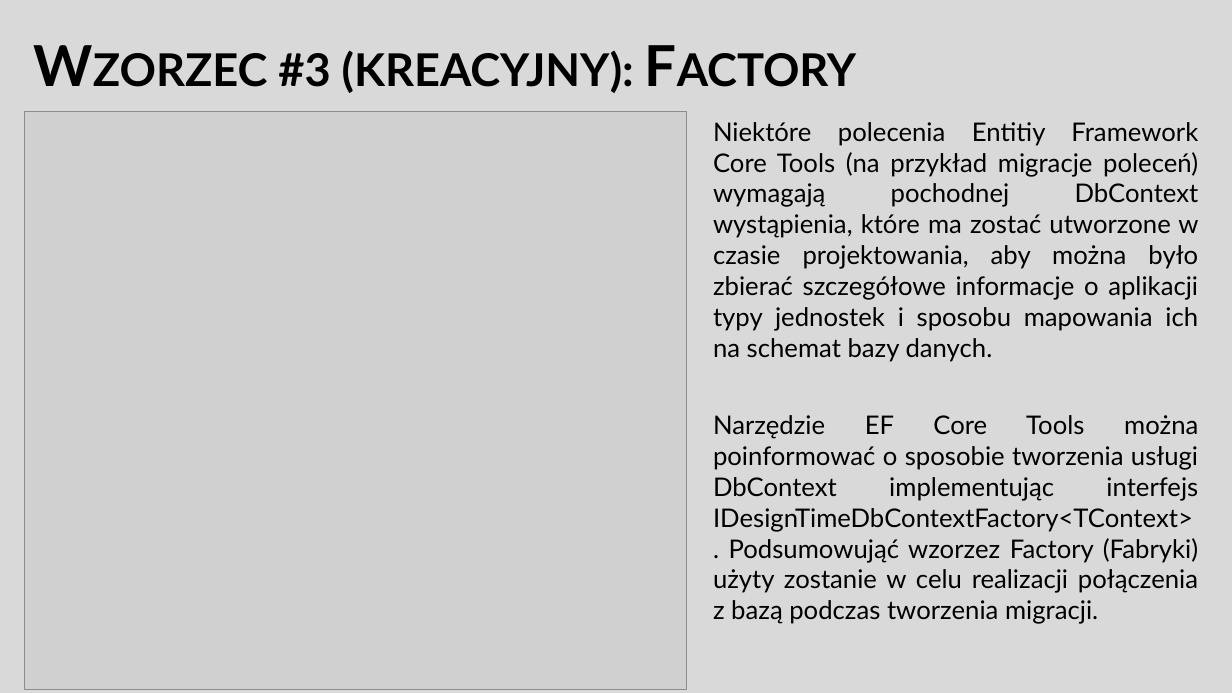
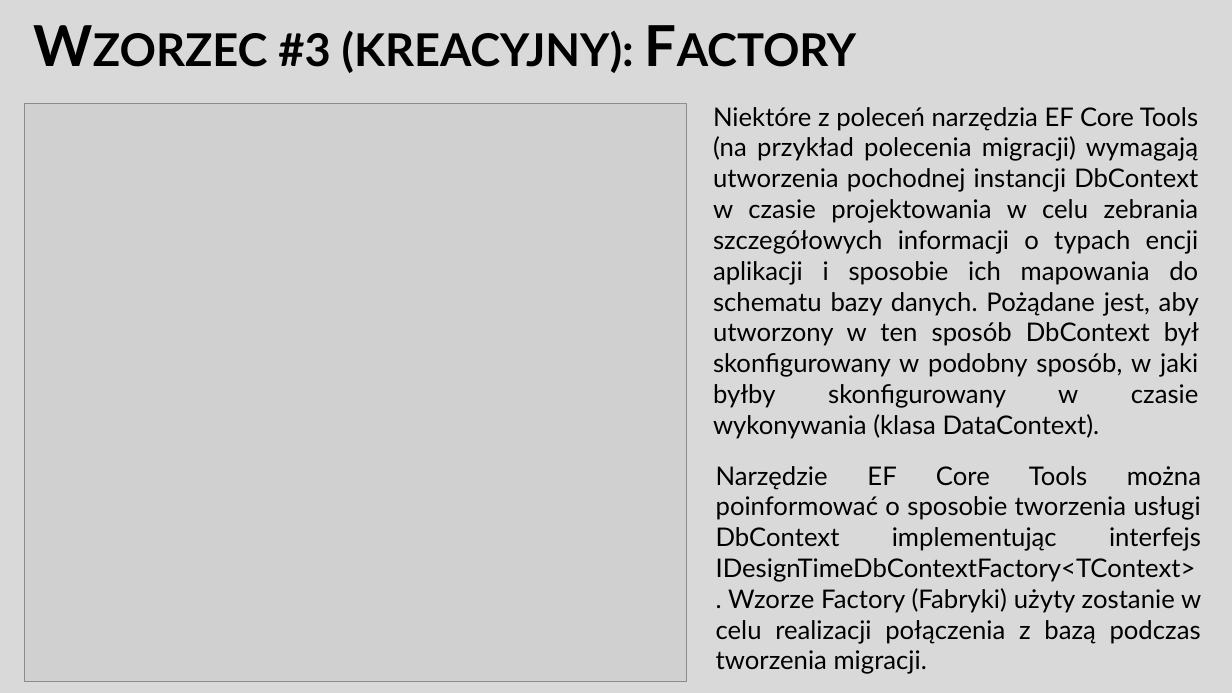
Before and after one commit to adambajguz/MusicPlayer, a slide deck: slide 9 of Documentation - PL/ZTP Dokumentation.pptx. Drawn at 1232x693 pixels with LibreOffice and Linux fonts; fonts in the diff are those of the drawing; grey boxes stand for pictures. Boxes give left, top, right and bottom in pixels: in the first picture for what was removed or moved away, otherwise in the second. Text is boxed around its words. In the diff, an @@ line names an element or a change of style, - is before the commit and + after.

```diff
--- a/Documentation - PL/ZTP Dokumentation.pptx
+++ b/Documentation - PL/ZTP Dokumentation.pptx
@@ title "Wzorzec #3 (kreacyjny): Factory" moved from (x1=278, y1=50, x2=634, y2=93) to (x1=278, y1=30, x2=634, y2=73) @@
@@ picture moved from (x1=24, y1=111, x2=686, y2=689) to (x1=24, y1=104, x2=686, y2=681) @@
@@ text at (x1=713, y1=107, x2=1199, y2=439): text changed @@
-Niektóre polecenia Entitiy Framework Core Tools (na przykład migracje poleceń) wymagają pochodnej DbContext wystąpienia, które ma zostać utworzone w czasie projektowania, aby można było zbierać szczegółowe informacje o aplikacji typy jednostek i sposobu mapowania ich na schemat bazy danych.
+Niektóre z poleceń narzędzia EF Core Tools (na przykład polecenia migracji) wymagają utworzenia pochodnej instancji DbContext w czasie projektowania w celu zebrania szczegółowych informacji o typach encji aplikacji i sposobie ich mapowania do schematu bazy danych. Pożądane jest, aby utworzony w ten sposób DbContext był skonfigurowany w podobny sposób, w jaki byłby skonfigurowany w czasie wykonywania (klasa DataContext).
@@ text at (x1=716, y1=466, x2=1201, y2=674): text changed @@
-Narzędzie EF Core Tools można poinformować o sposobie tworzenia usługi DbContext implementując interfejs IDesignTimeDbContextFactory<TContext>. Podsumowująć wzorzez Factory (Fabryki) użyty zostanie w celu realizacji połączenia z bazą podczas tworzenia migracji.
+Narzędzie EF Core Tools można poinformować o sposobie tworzenia usługi DbContext implementując interfejs IDesignTimeDbContextFactory<TContext>. Wzorze Factory (Fabryki) użyty zostanie w celu realizacji połączenia z bazą podczas tworzenia migracji.
```
Also in this commit, not shown: 1 other slide changed, 2 other files.
